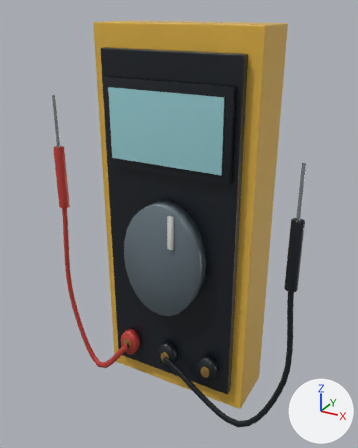
One commit to the glTF model lab/public/models/multimeter_default.glb: the scene before it, then after it.
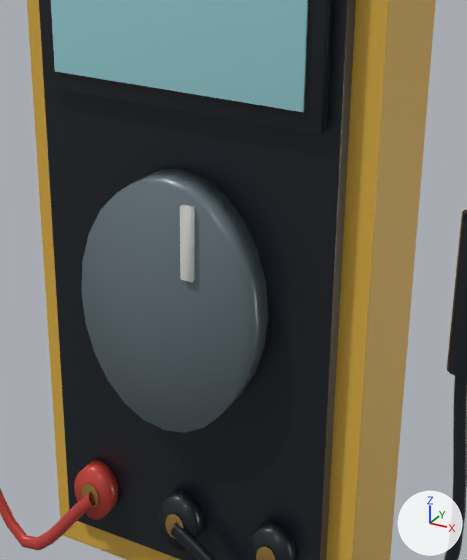
Old and new are each drawn whole from a camera (50 mm lens) standing at (0.746, -1.408, 1.473) and looking at (-0.009, -0.037, 0.788) and again close up on the part from 25% to 82% of the width and 28% to 83% of the height. The axes (+X, +Y, +Z) are drawn at lower right. The lights are the same throughout. The last two pictures show the newer version. Where no turn or scale is listed for an object, it has been applied to the vertices.

Names of what the first close-up shows: 'node-2', 'node-3', 'node-4', 'node-5', 'node-6', 'node-7', 'node-9', 'part:probes · Original 2a1ccac4', 'part:probes · Original e5042f9d', 'part:probes.001 · Original 1d88398a', 'part:probes.001 · Original e5042f9d'.
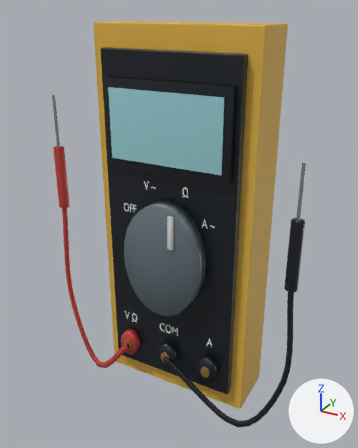
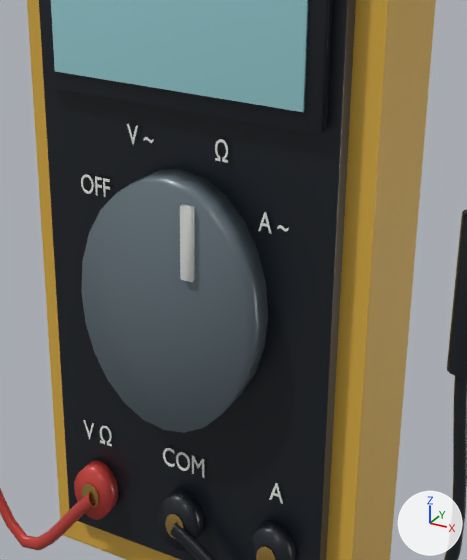
Changed parts and their boxes (x1, y1, x2, y2) in the close-ups (467 x 560 px):
'Installation details · Printed ivory identification', added: after (81, 124, 289, 504)

Patch to the scene script:
```diff
--- a/lab/public/models/multimeter_default.glb.py
+++ b/lab/public/models/multimeter_default.glb.py
@@ mat_printed_ivory_identification @@
+mat_printed_ivory_identification = principled_material('Printed ivory identification')
+mat_printed_ivory_identification.base_color = (0.85, 0.87, 0.83)  # white #edf0eb
+mat_printed_ivory_identification.roughness = 0.52
+mat_printed_ivory_identification.coat_weight = 0.15
+mat_printed_ivory_identification.coat_roughness = 0.25
@@ me_moulded_marking_002 @@
+me_moulded_marking_002.from_pydata(...)  # 13836 vertices, 27632 faces; spans x -0.351..0.011, y -0.001..0.0, z -0.015..0.55
+me_moulded_marking_002.materials.append(mat_printed_ivory_identification)  # white #edf0eb
@@ ob_installation_details___printed_ivory_identification @@
+ob_installation_details___printed_ivory_identification = bpy.data.objects.new('Installation details · Printed ivory identification', me_moulded_marking_002)
+ob_installation_details___printed_ivory_identification.location = (0.162, -0.128, 0.412)
```
